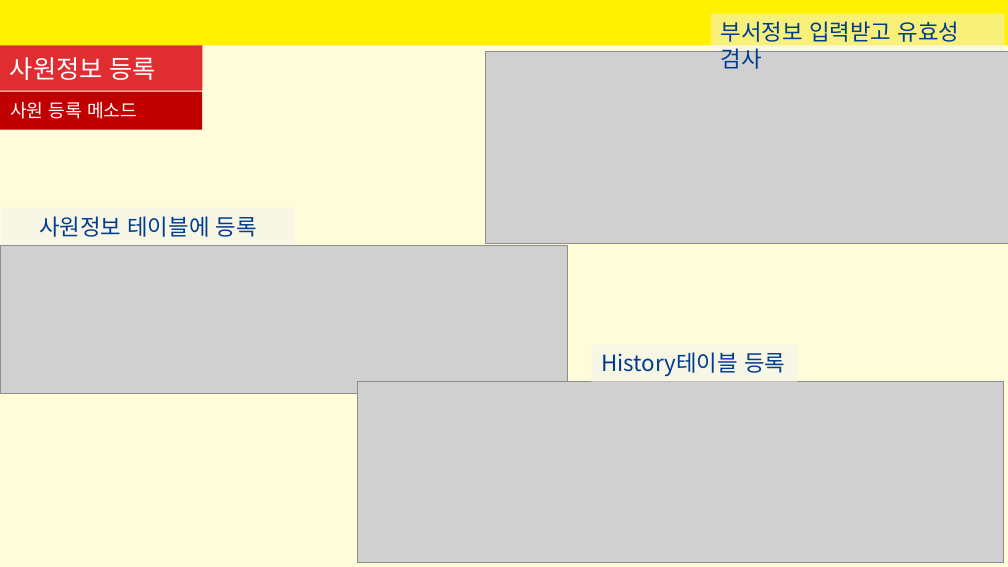
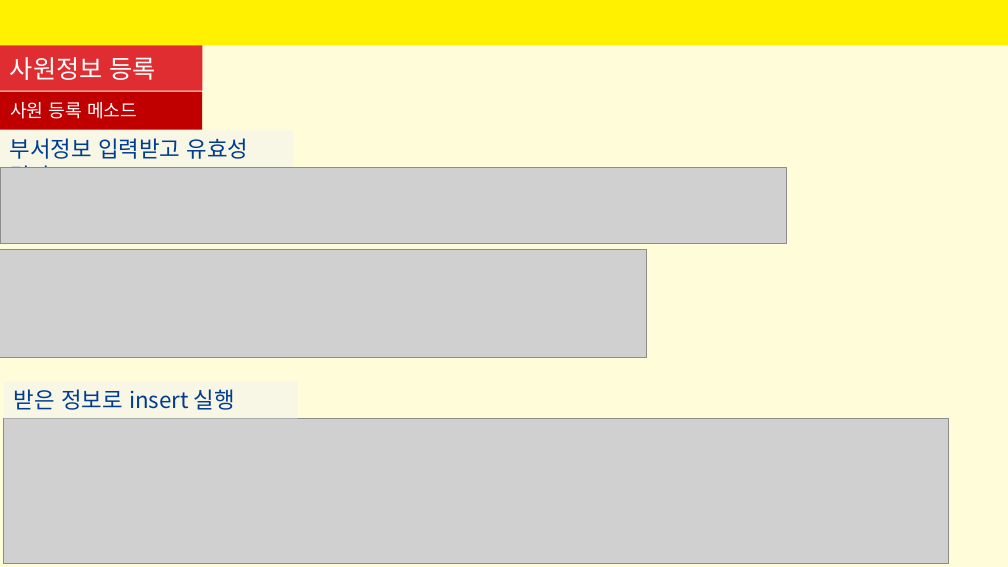
Before and after one commit to SeyoungKim30/HRmanagingApp, a slide deck: slide 21 of 인사프로그램-김세영.pptx (slide 22 before the commit). Drawn at 1008x567 pixels with LibreOffice and Linux fonts; fonts in the diff are those of the drawing; grey boxes stand for pictures. Boxes give left, top, right and bottom in pixels: in the first picture for what was removed or moved away, otherwise in the second. Text is boxed around its words. In the diff, an @@ line names an element or a change of style, - is before the commit and + after.

```diff
--- a/인사프로그램-김세영.pptx
+++ b/인사프로그램-김세영.pptx
@@ picture removed at [486,51,1008,243] @@
@@ rectangle "부서정보 입력받고 유효성 검사": place and size @@
-rectangle "부서정보 입력받고 유효성 검사" at [711,14,1004,51]
+rectangle "부서정보 입력받고 유효성 검사" at [0,130,293,167]
@@ picture added at [0,167,787,243] @@
@@ rectangle removed at [1,208,294,245] @@
-사원정보 테이블에 등록
@@ picture: place and size @@
-picture at [1,245,568,393]
+picture at [0,250,647,358]
@@ rectangle removed at [592,345,798,382] @@
-History테이블 등록
@@ rectangle added at [4,381,297,418], fill #F2F2F2 at 50% opacity, 16 pt, text #003D91 @@
+받은 정보로 insert 실행
@@ picture: place and size @@
-picture at [358,382,1004,562]
+picture at [4,418,949,563]
```
Also in this commit, not shown: 10 other slides changed, 5 slides added, 6 slides removed, 28 other files.
